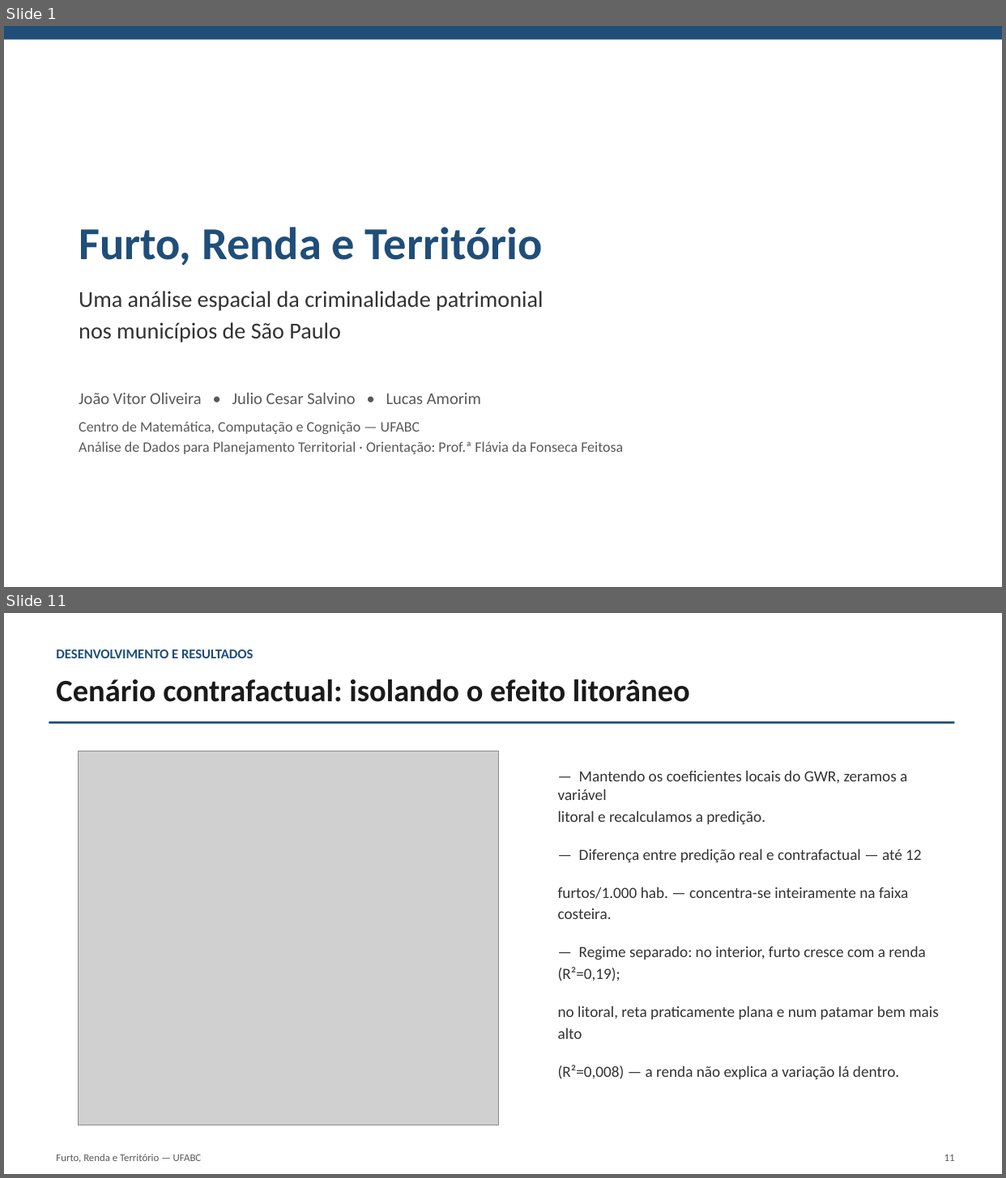
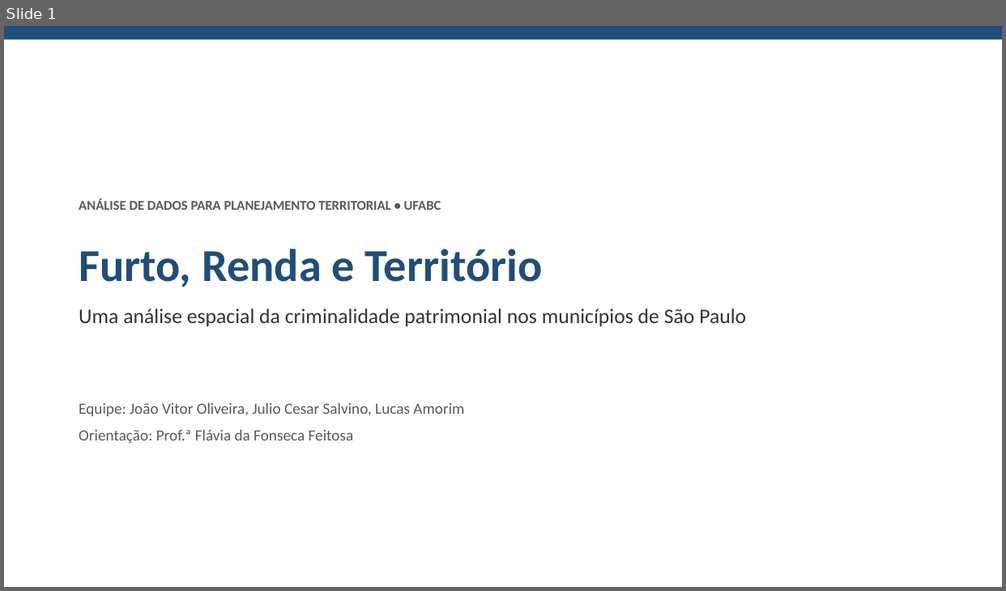
Before and after one commit to euusoujc/territory, a slide deck: slides/apresentacao_final.pptx. Shown one above the other, each under a label of ours: slides 1 and 11 before the commit, slide 1 after it; the slides between them are not shown. The pictures are 1006x1178 and 1006x591 pixels, drawn with LibreOffice and Linux fonts; fonts in the diff are those of the drawing; grey boxes stand for pictures. Boxes give left, top, right and bottom in pixels: in the first picture for what was removed or moved away, otherwise in the second. Text is boxed around its words. In the diff, an @@ line names an element or a change of style, - is before the commit and + after.

Commit message:
refact: apresentação reduzida a 13 slides, sem metodologia, ~10 min
A orientação avaliou que o passo a passo de metodologia não é necessário
na apresentação (ele continua completo no artigo em LaTeX). Reestrutura
os slides fundindo a ordem/estilo de uma referência da equipe com o
conteúdo já validado do projeto:

- Remove o slide de metodologia isolado.
- Adiciona "por que o furto" (outliers por crime, dispersoes_taxas_renda)
  e a matriz de correlação de Pearson, explicitando por que furto foi
  escolhido como variável dependente entre os três crimes.
- Condensa spatial error / GWR renda / GWR+litoral em um único slide de
  três caixas, e funde contrafactual + resíduos por grupo.
- Adiciona um exemplo concreto (São Paulo x Mongaguá) com os coeficientes
  locais do GWR, e uma conclusão numerada de 5 pontos em slide único.
- 15 -> 13 slides. docs/guia_apresentacao.md reescrito para a nova ordem,
  com novas perguntas prováveis da banca.

```diff
--- a/slides/apresentacao_final.pptx
+++ b/slides/apresentacao_final.pptx
@@ slide 11 removed at bbox=[4, 613, 1002, 1174], background #FFFFFF @@
@@ text removed at bbox=[56, 649, 253, 658] @@
-DESENVOLVIMENTO E RESULTADOS
@@ text removed at bbox=[56, 679, 690, 702] @@
-Cenário contrafactual: isolando o efeito litorâneo
@@ rectangle removed at bbox=[49, 722, 955, 724] @@
@@ picture removed at bbox=[78, 752, 499, 1126] @@
@@ text removed at bbox=[558, 770, 939, 1080] @@
-— Mantendo os coeficientes locais do GWR, zeramos a variável
-litoral e recalculamos a predição.
-— Diferença entre predição real e contrafactual — até 12
-furtos/1.000 hab. — concentra-se inteiramente na faixa costeira.
-— Regime separado: no interior, furto cresce com a renda (R²=0,19);
-no litoral, reta praticamente plana e num patamar bem mais alto
-(R²=0,008) — a renda não explica a variação lá dentro.
@@ text removed at bbox=[56, 1154, 202, 1163] @@
-Furto, Renda e Território — UFABC
@@ text removed at bbox=[944, 1155, 955, 1161] @@
-11
@@ slide 1 changed as well @@
@@ text added at bbox=[79, 199, 441, 210], 13 pt, text #595959, bold @@
+ANÁLISE DE DADOS PARA PLANEJAMENTO TERRITORIAL • UFABC
@@ text "Furto, Renda e Território": place and size @@
-text "Furto, Renda e Território" at bbox=[79, 227, 543, 266]
+text "Furto, Renda e Território" at bbox=[79, 249, 543, 288]
@@ text at bbox=[79, 309, 746, 327]: text changed; size 22 to 20 pt @@
-Uma análise espacial da criminalidade patrimonial
-nos municípios de São Paulo
+Uma análise espacial da criminalidade patrimonial nos municípios de São Paulo
@@ text at bbox=[79, 403, 464, 416]: text changed; size 16 to 15 pt @@
-João Vitor Oliveira • Julio Cesar Salvino • Lucas Amorim
+Equipe: João Vitor Oliveira, Julio Cesar Salvino, Lucas Amorim
@@ text at bbox=[79, 429, 354, 443]: text changed; size 14 to 15 pt @@
-Centro de Matemática, Computação e Cognição — UFABC
-Análise de Dados para Planejamento Territorial · Orientação: Prof.ª Flávia da Fonseca Feitosa
+Orientação: Prof.ª Flávia da Fonseca Feitosa
```
Also in this commit, not shown: 7 other slides changed, 5 slides added, 6 other slides removed, 3 other files.
